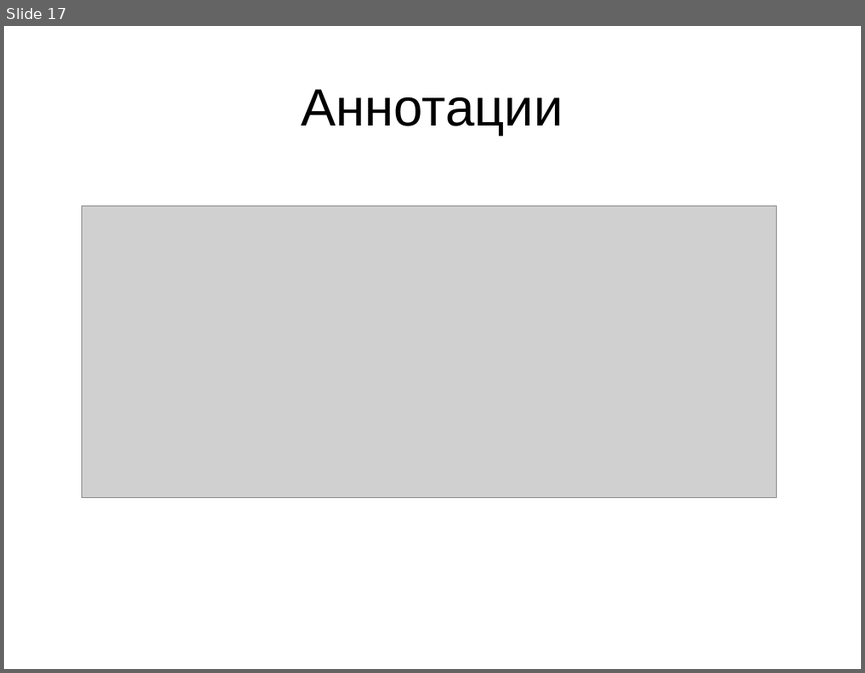
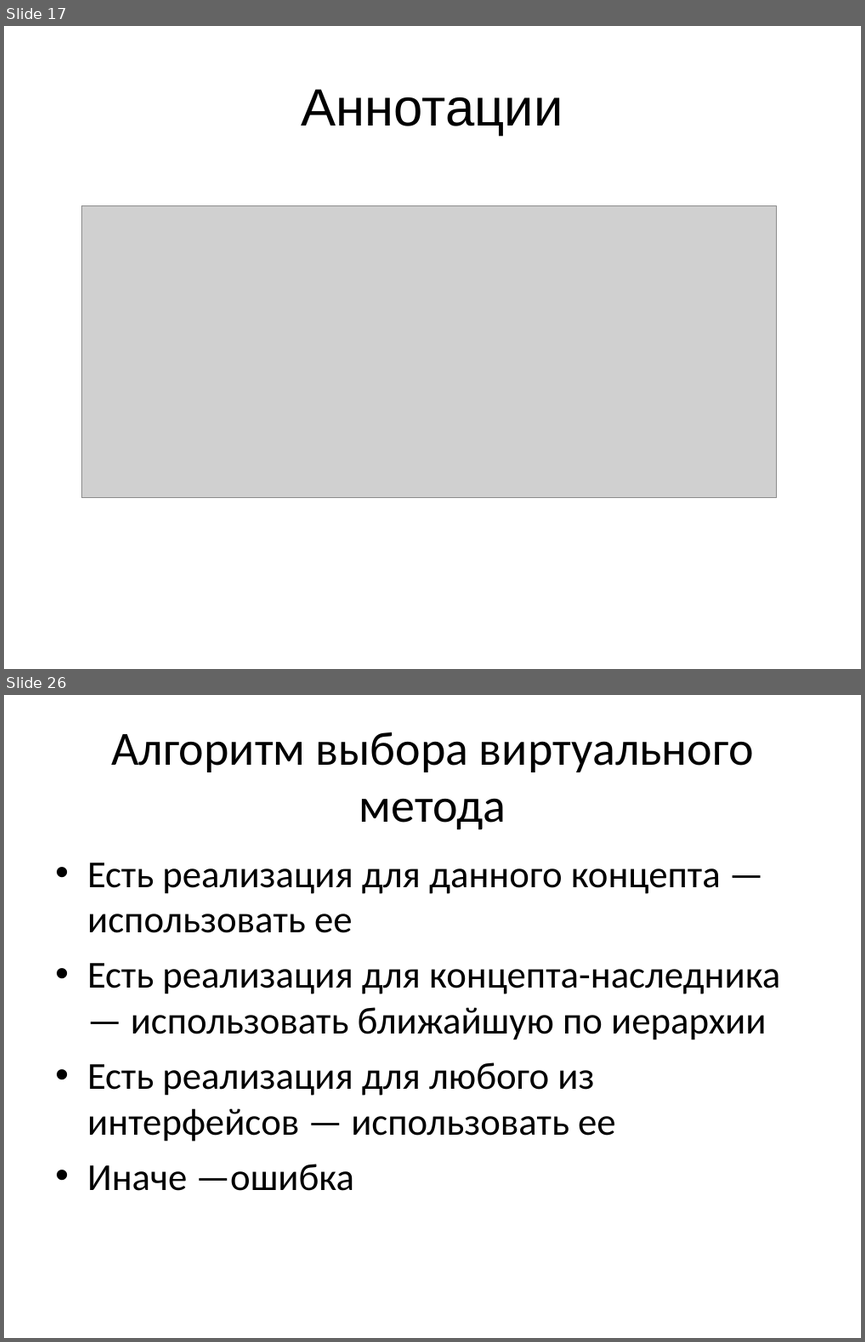
Before and after one commit to mazine/umk, a slide deck: presentations/mps-structure.ppt. Shown one above the other, each under a label of ours: slide 17 before the commit, slides 17 and 26 after it; the slides between them are not shown. The pictures are 865x673 and 865x1342 pixels, drawn with LibreOffice and Linux fonts; fonts in the diff are those of the drawing; grey boxes stand for pictures. Boxes give left, top, right and bottom in pixels: in the first picture for what was removed or moved away, otherwise in the second. Text is boxed around its words. In the diff, an @@ line names an element or a change of style, - is before the commit and + after.

```diff
--- a/presentations/mps-structure.ppt
+++ b/presentations/mps-structure.ppt
@@ slide 26 added at (x1=4, y1=695, x2=861, y2=1338), background #FFFFFF @@
@@ title added at (x1=111, y1=732, x2=754, y2=830), 40 pt, text #000000 @@
+Алгоритм выбора виртуального метода
@@ text added at (x1=87, y1=862, x2=780, y2=1191), 32 pt, text #000000 @@
+• Есть реализация для данного концепта — использовать ее
+• Есть реализация для концепта-наследника — использовать ближайшую по иерархии
+• Есть реализация для любого из интерфейсов — использовать ее
+• Иначе —ошибка
```
Also in this commit, not shown: 10 other slides added.
